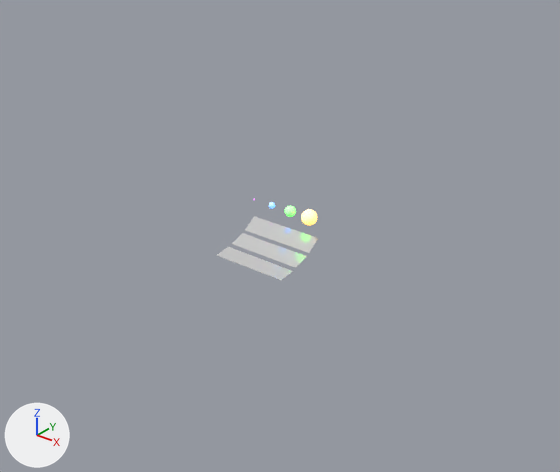
The Blender file assets/TestModels/VeachRemake.blend as it was, and as the next commit left it.
One viewpoint serves both versions: a camera (50 mm lens) standing at (47.3, -59.3, 36.4) and looking at (-0.5, 0.5, -0.6). Arrows for +X, +Y and +Z are at lower left; the lights stay in place.
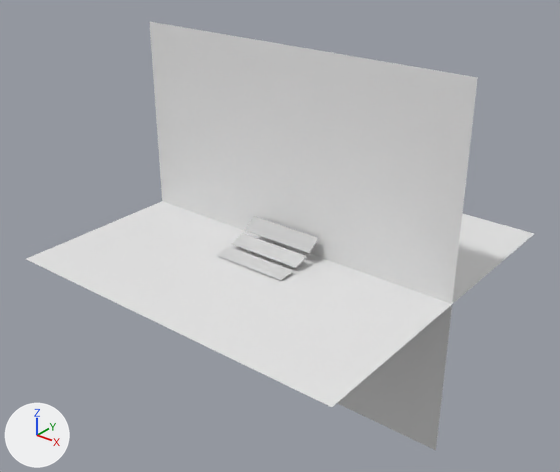
The change, as a list of edits to the scene's bpy script:
```text
Add mat_material_007:
    mat_material_007 = principled_material('Material.007')
    mat_material_007.base_color = (0.8, 0.8, 0.8)  # white #e7e7e7
Add mat_material:
    mat_material = principled_material('Material')
    mat_material.base_color = (0.8, 0.8, 0.8)  # white #e7e7e7
Add me_cube_002:
    me_cube_002.from_pydata(...)  # a box spanning x -1.0..1.0, y -1.0..1.0, z -1.0..1.0
    me_cube_002.materials.append(mat_material_007)  # white #e7e7e7
Add me_cube_001:
    me_cube_001.from_pydata(...)  # a box spanning x -1.0..1.0, y -1.0..1.0, z -1.0..1.0
    me_cube_001.materials.append(mat_material)  # white #e7e7e7
Remove ob_icosphere_003:
    ob_icosphere_003 = bpy.data.objects.new('Icosphere.003', me_icosphere_005)
    ob_icosphere_003.location = (1.25, 0.0, 3.0)
    ob_icosphere_003.scale = (0.6, 0.6, 0.6)
Remove ob_icosphere_004:
    ob_icosphere_004 = bpy.data.objects.new('Icosphere.004', me_icosphere_007)
    ob_icosphere_004.location = (3.75, 0.0, 3.0)
    ob_icosphere_004.scale = (0.85, 0.85, 0.85)
Add ob_cube_002:
    ob_cube_002 = bpy.data.objects.new('Cube.002', me_cube_002)
    ob_cube_002.location = (0.0, 1.3, -2.0)
    ob_cube_002.rotation_euler = (-1.571, 0.0, 0.0)  # degrees (-90, 0, 0)
    ob_cube_002.scale = (20.0, 0.01, 20.0)
Add ob_cube:
    ob_cube = bpy.data.objects.new('Cube', me_cube_001)
    ob_cube.location = (0.0, 1.3, 0.0)
    ob_cube.scale = (20.0, 0.01, 20.0)
```

What differs and where, as boxes (x1, y1, x2, y2) in the pictures (560 x 472 px):
'Cube', added: after (149, 22, 478, 450)
'Cube.002', added: after (26, 201, 534, 407)
'Icosphere.004', deleted: before (301, 209, 317, 226)
'Icosphere.003', deleted: before (285, 206, 296, 217)
